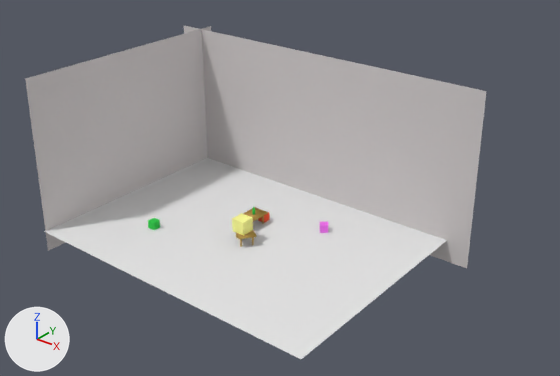
The Blender file components/scenes/indoors-1/indoor_scene-2.0.blend: old version first, new version second.
The view is the same before and after, from a 50 mm lens placed at (26.1, -34.5, 22.9), pointed at (0.1, -2.0, 2.8). Arrows for +X, +Y and +Z are at lower left; the lights stay in place.
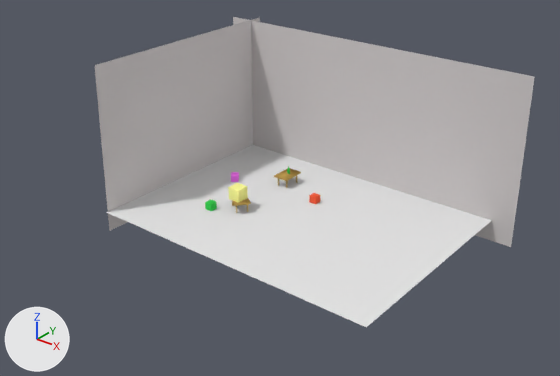
The change, as a diff of the scene's bpy script:
```diff
--- a/components/scenes/indoors-1/indoor_scene-2.0.blend.py
+++ b/components/scenes/indoors-1/indoor_scene-2.0.blend.py
@@ ob_plane_001 @@
 ob_plane_001 = bpy.data.objects.new('Plane.001', me_plane_002)
-ob_plane_001.location = (-1.05, 3.05, 4.12)
+ob_plane_001.location = (-0.05, 7.05, 4.12)
 ob_plane_001.rotation_euler = (0.0, 1.597, 4.712)  # degrees (0, 92, 270)
@@ ob_plane @@
 ob_plane = bpy.data.objects.new('Plane', me_plane_001)
-ob_plane.location = (-10.71, -3.62, 4.15)
+ob_plane.location = (-9.71, 0.38, 4.15)
 ob_plane.rotation_euler = (0.0, 1.597, 0.0)  # degrees (0, 92, 0)
@@ ob_ground @@
 ob_ground = bpy.data.objects.new('Ground', me_plane)
-ob_ground.location = (-1.06, -3.65, 0.0)
+ob_ground.location = (-0.06, 0.35, 0.0)
 ob_ground.scale = (9.8, 7.5, 1.0)
```

Pixel boxes [x1, y1, x2, y2] of what changed, in the pictures (560 x 376 px):
'Plane.001', moved: before [184, 26, 486, 268]; after [233, 17, 535, 247]
'Ground', moved: before [44, 158, 447, 359]; after [107, 145, 492, 327]
'Plane', moved: before [25, 26, 211, 251]; after [95, 17, 260, 231]
